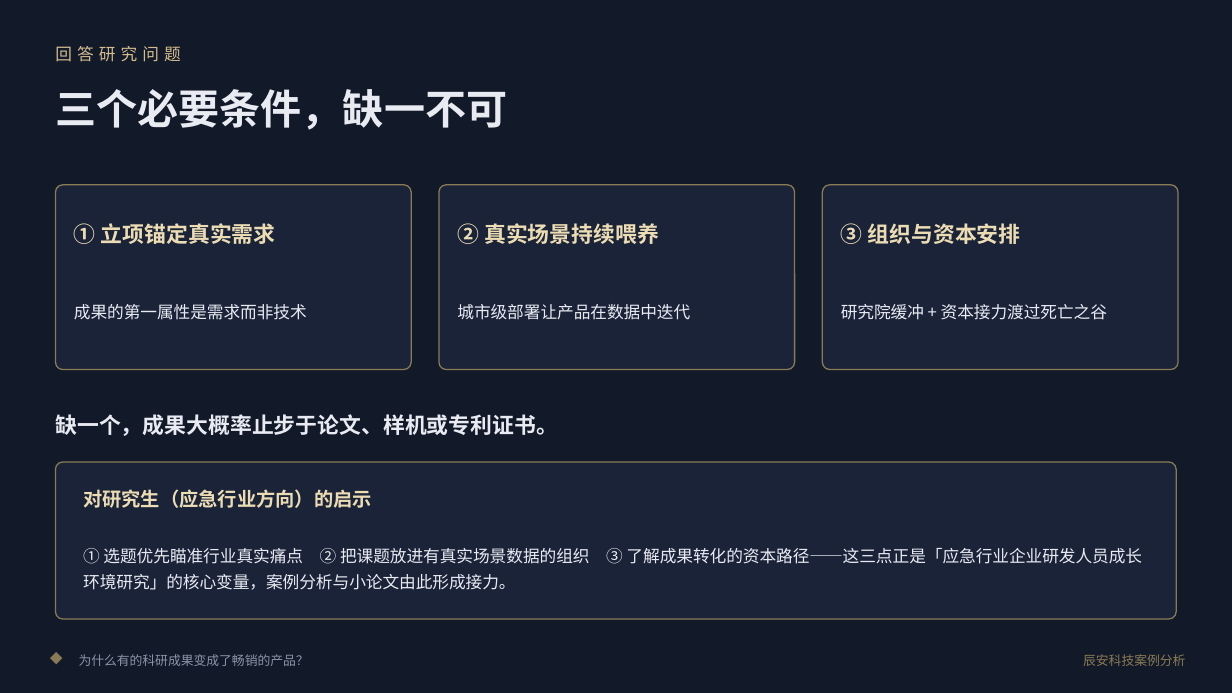
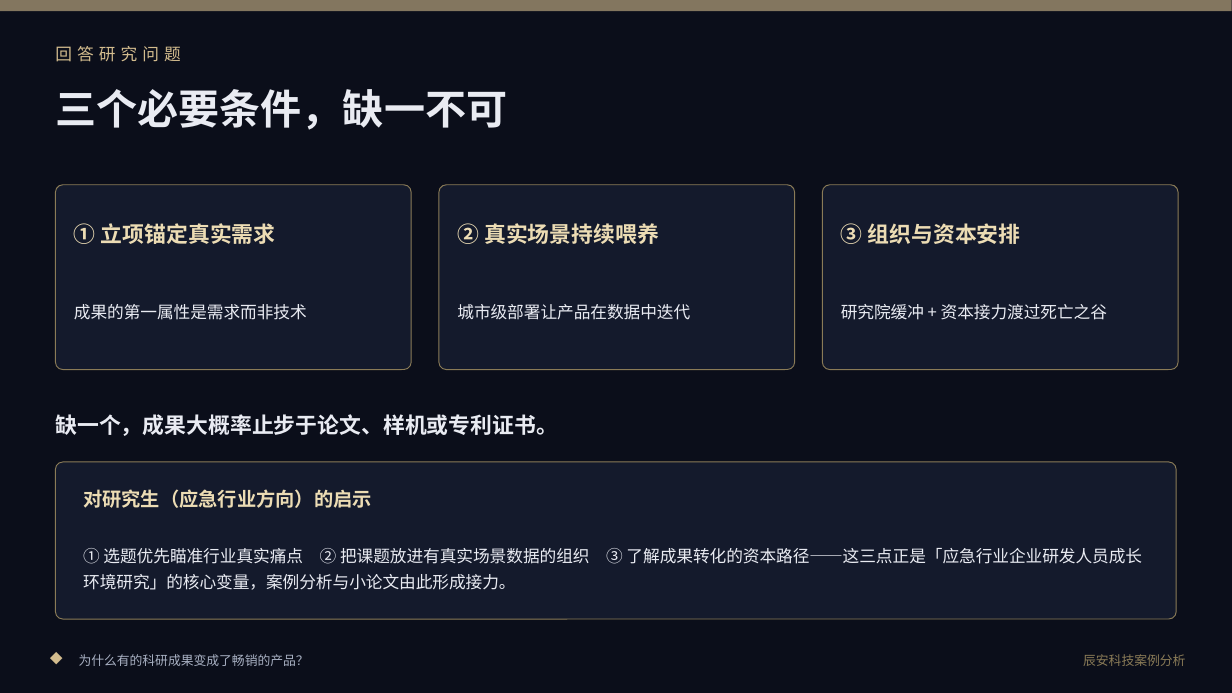
Before and after one commit to sdh0219/susu-tools, a slide deck: slide 8 of web/assets/files/小组案例分析报告-辰安科技.pptx. Drawn at 1232x693 pixels with LibreOffice and Linux fonts; fonts in the diff are those of the drawing. Boxes give left, top, right and bottom in pixels: in the first picture for what was removed or moved away, otherwise in the second. Text is boxed around its words. In the diff, an @@ line names an element or a change of style, - is before the commit and + after.

Commit message:
feat(case): cinematic image-rich deck (9 slides, cg-game art direction)
- 8 AI-generated 1344x768 illustrations as full-bleed / band visuals
  behind the tetrad-gold text layers; valley-of-death slide now led by
  the gorge-bridge artwork; timeline art regenerated after first pass
  drew a portrait over the axis
- cover and closing carry reporter credit: 苏登辉 (26085703073)

```diff
--- a/web/assets/files/小组案例分析报告-辰安科技.pptx
+++ b/web/assets/files/小组案例分析报告-辰安科技.pptx
@@ background #121928 to #0B0E1A @@
@@ rectangle added at <box>0,0,1232,11</box>, fill #D3BC8E at 60% opacity @@
@@ fill #1A2338 to #141A2C; outline #8A7B57 1 pt to #8A7B57 0.75 pt in 4 elements at <box>55,185,411,370</box>, <box>439,185,795,370</box>, <box>823,185,1178,370</box>, <box>55,462,1177,619</box> @@
@@ rectangle added at <box>0,636,1232,693</box>, fill #0B0E1A at 75% opacity @@
@@ text "◆" at <box>50,645,78,673</box>: text colour #8A7B57 to #D3BC8E @@
@@ text "为什么有的科研成果变成了畅销的产品？" at <box>79,654,309,666</box>: text colour #8B93A7 to #A8B0C2 @@
```
Also in this commit, not shown: 8 other slides changed.
